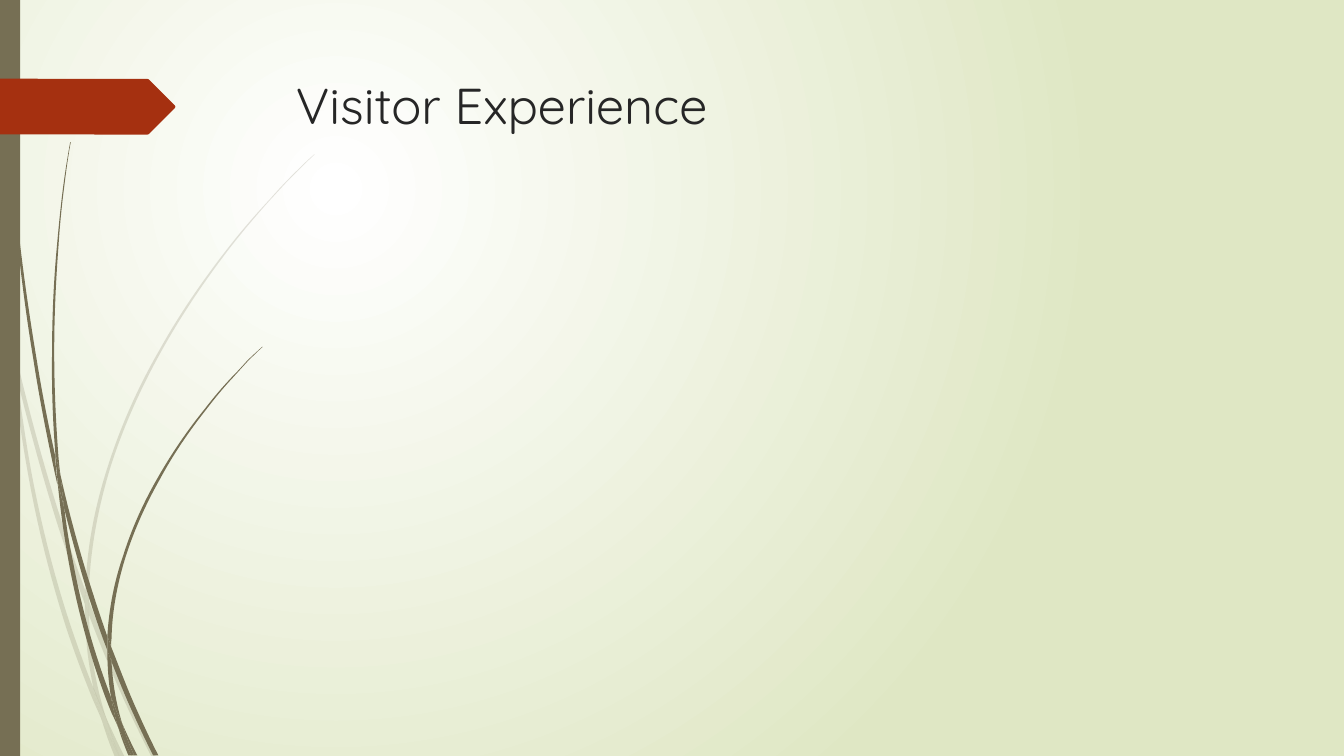
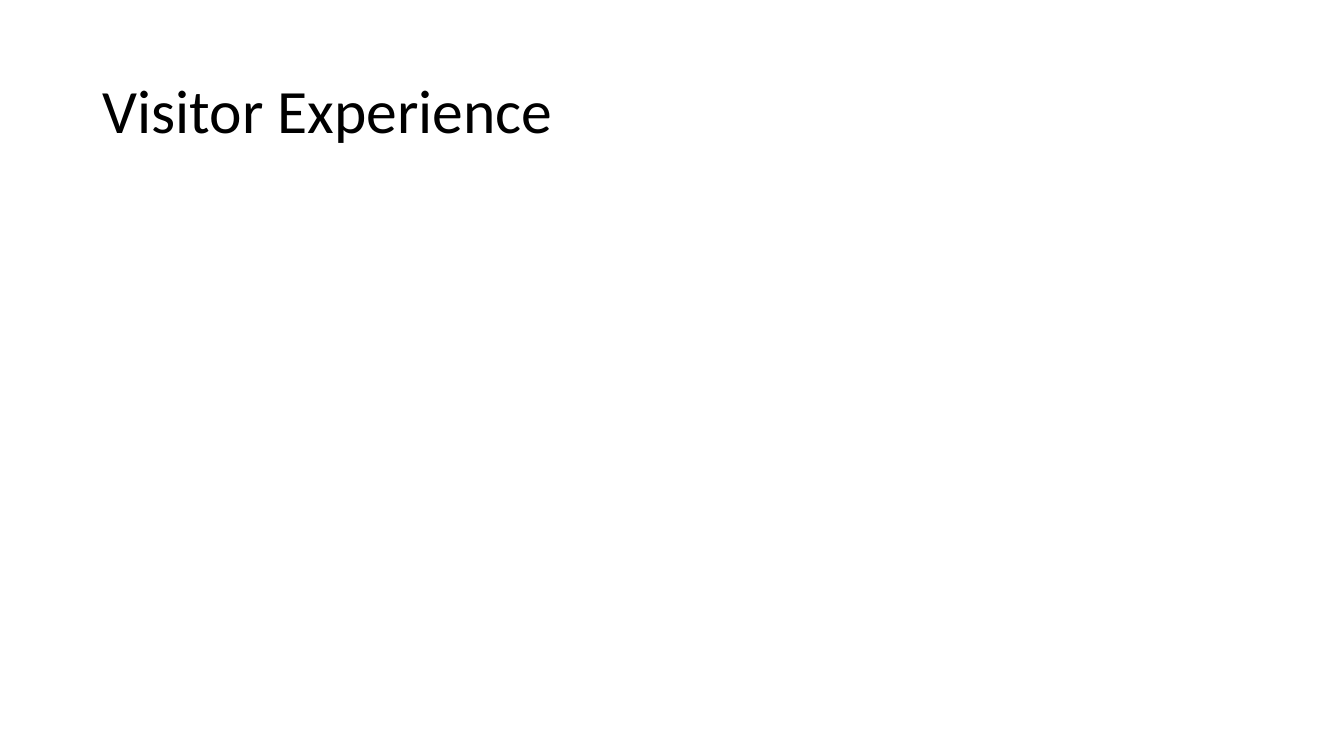
Before and after one commit to JackyUT2023/project3-group8, a slide deck: slide 8 of Project 3 Group 8 - Museums of the United States.pptx. Drawn at 1344x756 pixels with LibreOffice and Linux fonts; fonts in the diff are those of the drawing. Boxes give left, top, right and bottom in pixels: in the first picture for what was removed or moved away, otherwise in the second. Text is boxed around its words. In the diff, an @@ line names an element or a change of style, - is before the commit and + after.

```diff
--- a/Project 3 Group 8 - Museums of the United States.pptx
+++ b/Project 3 Group 8 - Museums of the United States.pptx
@@ background gradient #FFFFFF to #DFE8C4 to #FFFFFF @@
@@ rectangle removed at (0, 0, 20, 756) @@
@@ title "Visitor Experience": place and size @@
-title "Visitor Experience" at (296, 88, 708, 134)
+title "Visitor Experience" at (102, 90, 553, 143)
@@ title "Visitor Experience" at (102, 90, 553, 143): size 36 to 44 pt, font Quicksand to Calibri, text colour #262626 to #000000; line spacing 1 to 0.9; vertical alignment top to middle @@
@@ freeform shape removed at (0, 79, 175, 134) @@
@@ group removed at (0, 154, 315, 756): 10 freeform shapes @@
@@ group removed at (3, 0, 262, 756): 12 freeform shapes @@
```
Also in this commit, not shown: 10 other slides changed, 1 slide added, 1 slide removed, 1 other file.
